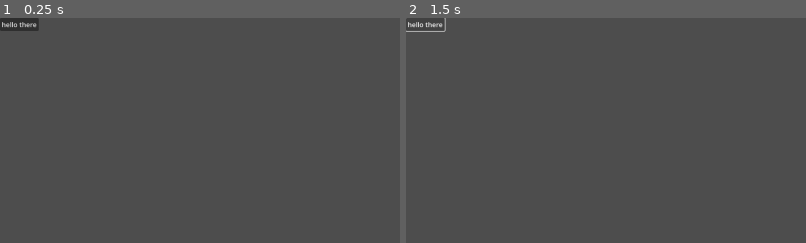
Above: before the commit, frames 1-2 (left to right).
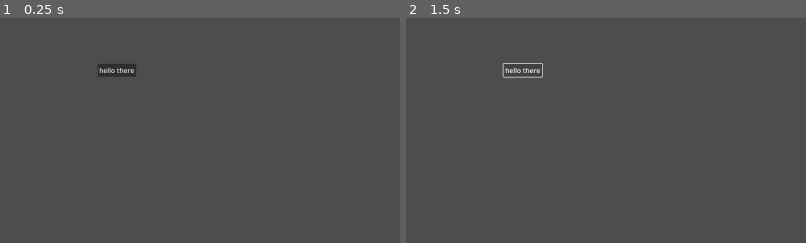
Above: after the commit, the same moments.

Repository: NotKirb5/traingame
Game: Godot game, scene res://node_2d.tscn
Same seed, same stepped clock (60 frames per second), same inputs: the game is played once before the commit and once after it. This scene is started directly instead of the project's main scene.
Inputs:
- Up to frame 1 (0.25 s): no input
- Up to frame 2 (1.5 s): click "hello there" at 0.5 s; click "hello there" at 1.25 s
The pictures show only the part of the screen within x 0-50%, y 0-50%; the shares and areas given below are measured in that part.

The runs differ from the first frame. In frame 1, 0.9% of the frame differs, in the area x 0-34%, y 0-26%; in frame 2, 0.4%.

Commit message:
made it return false based on time

Diff:
--- a/get_off_bus.gd
+++ b/get_off_bus.gd
@@ -2,15 +2,8 @@
 
 var b = true
 
-# Called when the node enters the scene tree for the first time.
-func _ready() -> void:
-	pass # Replace with function body.
+func _pressed() -> void:
+	print(b)
 
-
-# Called every frame. 'delta' is the elapsed time since the previous frame.
-func _process(delta: float) -> void:
-	pass
-
-func _pressed() -> void:
-	b = !b
-	print(b)
+func _on_timeout() -> void:
+	b = false
--- /dev/null
+++ b/get_off_bus_timer.gd
@@ -0,0 +1,4 @@
+extends Timer
+
+func _on_timer_timeout():
+	print("hello there")
--- a/node_2d.tscn
+++ b/node_2d.tscn
@@ -1,11 +1,22 @@
-[gd_scene load_steps=2 format=3 uid="uid://b6sjienfug7r"]
+[gd_scene load_steps=3 format=3 uid="uid://b6sjienfug7r"]
 
 [ext_resource type="Script" uid="uid://c1aqmqlfaqv2x" path="res://get_off_bus.gd" id="1_c3wlw"]
+[ext_resource type="Script" uid="uid://c4rby85wjh7oi" path="res://get_off_bus_timer.gd" id="2_0e48y"]
 
 [node name="Node2D" type="Node2D"]
 
 [node name="Button" type="Button" parent="."]
-offset_right = 8.0
-offset_bottom = 8.0
+offset_left = 234.0
+offset_top = 110.0
+offset_right = 327.0
+offset_bottom = 141.0
 text = "hello there"
 script = ExtResource("1_c3wlw")
+
+[node name="Timer" type="Timer" parent="."]
+wait_time = 5.0
+one_shot = true
+autostart = true
+script = ExtResource("2_0e48y")
+
+[connection signal="timeout" from="Timer" to="Button" method="_on_timeout"]
Not shown, added: get_off_bus_timer.gd.uid
